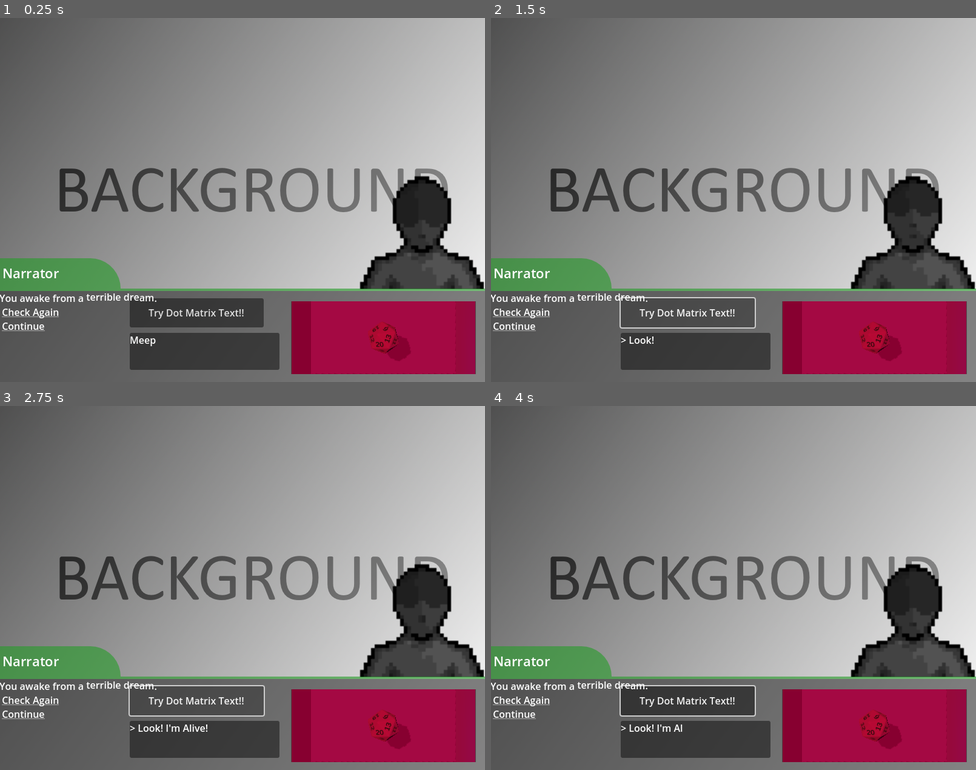
Above: before the commit, frames 1-4 (two rows, left to right).
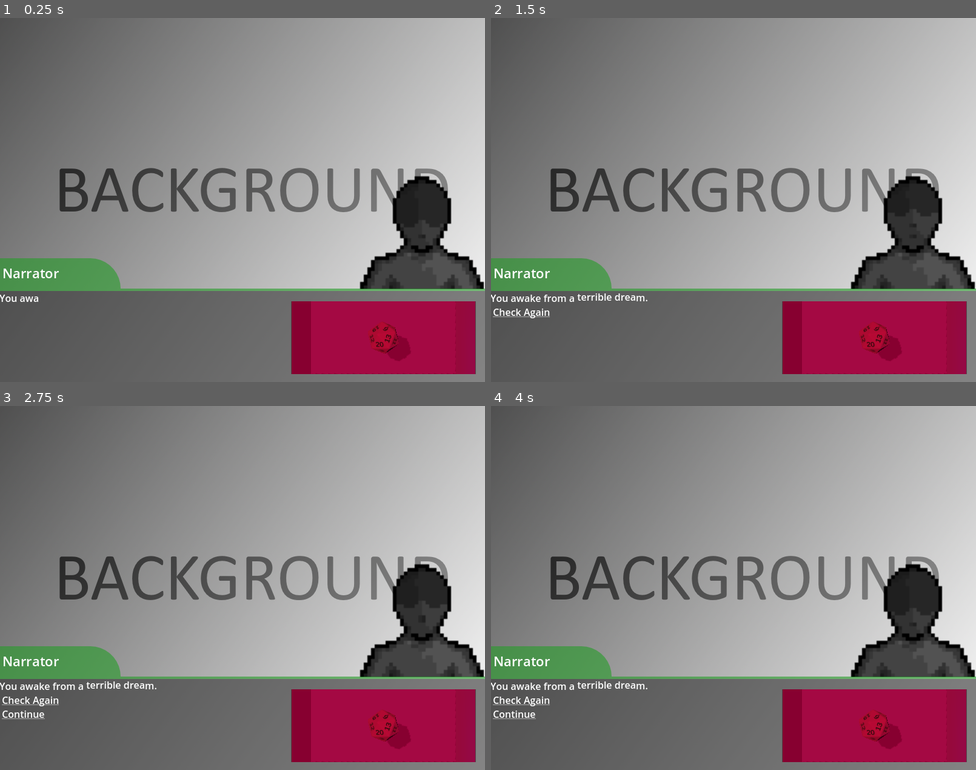
Above: after the commit, the same moments.

Repository: drakin769/GameJam2025
Game: Godot game, scene res://main.tscn
Two runs of this game, one before a commit and one after it. Both use one fixed random seed, a clock stepped at 60 frames per second and the inputs below.
Inputs (mouse positions are in pixels of both pictures, inside the frame that each line leads up to):
- Up to frame 1 (0.25 s): no input
- Up to frame 2 (1.5 s): click (689, 312) at 0.5 s, where only the run before the commit has a clickable "Try Dot Matrix Text!!"; click (689, 312) at 1.25 s, where only the run before the commit has a clickable "Try Dot Matrix Text!!"
- Up to frame 3 (2.75 s): click (198, 700) at 2 s, where only the run before the commit has a clickable "Try Dot Matrix Text!!"
- Up to frame 4 (4 s): tap Enter at 2.75 s; move the mouse to (694, 740) at 2.77 s; click (694, 740) at 2.92 s; tap Space at 3.5 s; move the mouse to (636, 606) at 3.52 s; click (636, 606) at 3.67 s

The runs differ from the first frame. In frame 1, 5.7% of the frame differs, in the area x 0-58%, y 75-97%; in frame 2, 4.8%; in frame 3, 4.7%; in frame 4, 5.5%.

Commit message:
Fixed scrolltext :D

Diff:
--- a/TypyText.tscn
+++ b/TypyText.tscn
@@ -1,6 +1,114 @@
-[gd_scene load_steps=2 format=3 uid="uid://wn0erkq5ei5j"]
+[gd_scene load_steps=2 format=3 uid="uid://cou1w0od4xsrl"]
 
-[ext_resource type="Script" uid="uid://h1f68lkumm2f" path="res://typy_text.gd" id="1_xxr10"]
+[sub_resource type="GDScript" id="GDScript_d7gjh"]
+script/source = "extends RichTextLabel
+##@onready var paper_text: RichTextLabel = self
+#
+#var text_queue: Array = []
+#var length_letters = 0
+#var lock_write = false
+#var seconds_between_text_lines = 1
+#var TextEndtimer = SceneTreeTimer
+#var cancel_writing = false
+#
+## Called when the node enters the scene tree for the first time.
+#func _ready() -> void:
+	#global.connect(\"dialog_add_text\", _on_add_text_from_signal)
+	#global.connect(\"dialog_nuke_text\", _on_nuke_all_text)
+#
+#func _on_add_text_from_signal(text: String):
+	#_add_text_to_queue(text)
+	##display_written_text(text)
+	#pass
+#
+#func _display_written_text(text, animate: bool = false, typing_speed=0.03):
+	#if cancel_writing:
+		#lock_write = false
+		#return
+#
+	#if lock_write:
+		#push_error(
+			#'Oops, looks like you were trying to write text to '
+			#+ 'Dot Matrix, while the Dot matrix is already writing 😵‍💫'
+		#)
+		#return
+#
+	#lock_write = true
+	#
+	##add prefix :p
+	##paper_text.add_text(\"> \")
+	#var length = paper_text.get_parsed_text().length();
+	#
+	## We first set visible characters to the existing text,
+	## in order to reveal the added text character-by-character
+	#visible_characters = length
+#
+	## built-in function that adds text to the label.
+	#append_text(text)
+	#
+	#if animate:
+		## get the characters of the text that will be animated for our loop
+		## and the new length; ie. (min, max)
+		#var newLength = paper_text.get_parsed_text().length()
+#
+		#for letterIndex in range(length, newLength):
+			#if cancel_writing:
+				#lock_write = false
+				#return
+			#
+			#await get_tree().create_timer(typing_speed).timeout
+			#
+			#paper_text.visible_characters = letterIndex+1
+	#
+	## adding new line to ensure next text will be on a new line.
+	#newline()
+	#
+	## ensure newline characters are \"visible\" otherwise future math will be wrong!
+	#var finalLength = paper_text.get_parsed_text().length()
+	#visible_characters = finalLength
+	#
+	## wait the given time, before we allow more text to be \"written\"
+	#await get_tree().create_timer(seconds_between_text_lines).timeout
+	#lock_write = false
+#
+#func _consume_from_text_queue():
+	#if lock_write != true && !cancel_writing:
+		#var text_object = text_queue.pop_back()
+		#_display_written_text(text_object.text, true, text_object.typing_speed)
+#
+#func _add_text_to_queue(string: String, typing_speed: float = 0.03):
+	## any new assignment to text, should cancel the cancel 👀
+	#cancel_writing = false
+	#if text_queue == null:
+		#push_error(\"uh oh, text_queue isn't an array for some reason!\")
+#
+	#text_queue.push_front(
+		#{
+			#\"text\": string,
+			#\"typing_speed\": typing_speed
+		#}
+	#)
+#
+#func _on_nuke_all_text():
+	#cancel_writing = true
+	#paper_text.text = \"\"
+	#text_queue.clear()
+	#lock_write = false
+#
+## Called every frame. 'delta' is the elapsed time since the previous frame.
+#func _process(delta: float) -> void:
+	#if !text_queue.is_empty():
+		#_consume_from_text_queue()
+	#pass
+#
+#
+#class TextQueue:
+	#var text_entries: Array[DotMatrixText] = []
+	#
+#class DotMatrixText:
+	#var yolo = \"yolo\"
+	#
+"
 
 [node name="TypyText" type="Control"]
 layout_mode = 3
@@ -20,5 +128,7 @@
 [node name="TypyTextLabel" type="RichTextLabel" parent="PanelContainer"]
 unique_name_in_owner = true
 layout_mode = 2
-text = "Meep"
-script = ExtResource("1_xxr10")
+bbcode_enabled = true
+text = "[b]Meep[/b]"
+visible_characters_behavior = 1
+script = SubResource("GDScript_d7gjh")
--- a/main.tscn
+++ b/main.tscn
@@ -1,13 +1,11 @@
-[gd_scene load_steps=11 format=3 uid="uid://sweauu4o5a3l"]
+[gd_scene load_steps=9 format=3 uid="uid://sweauu4o5a3l"]
 
 [ext_resource type="Script" uid="uid://blhl3wl4m4pgh" path="res://scripts/main.gd" id="1_h2yge"]
 [ext_resource type="Texture2D" uid="uid://bn2ycl12lhnig" path="res://Assets/Placeholder-BackGround.png" id="1_ig7tw"]
-[ext_resource type="Script" uid="uid://cdpjlgajv0vjx" path="res://text_signal_trier.gd" id="3_5vw27"]
 [ext_resource type="PackedScene" uid="uid://cyt3d4snpcacn" path="res://dialog_ui.tscn" id="3_h2yge"]
 [ext_resource type="PackedScene" uid="uid://dka188l04khpq" path="res://addons/dice_roller/dice_roller_control/dice_roller_control.tscn" id="4_1bvp3"]
 [ext_resource type="Script" uid="uid://cohd4ovwrydr0" path="res://addons/dice_roller/dice_def.gd" id="5_7mycd"]
 [ext_resource type="Script" uid="uid://xsgh2gwr4gub" path="res://addons/dice_roller/dice_shape.gd" id="6_272bh"]
-[ext_resource type="PackedScene" uid="uid://wn0erkq5ei5j" path="res://TypyText.tscn" id="7_272bh"]
 
 [sub_resource type="Resource" id="Resource_5vw27"]
 script = ExtResource("6_272bh")
@@ -56,20 +54,6 @@
 anchor_top = 1.0
 grow_vertical = 0
 
-[node name="TypyText" parent="Forground" instance=ExtResource("7_272bh")]
-offset_left = 214.0
-offset_top = 519.0
-offset_right = -334.0
-offset_bottom = -17.0
-
-[node name="Button" type="Button" parent="Forground"]
-offset_left = 214.0
-offset_top = 462.0
-offset_right = 435.0
-offset_bottom = 510.0
-text = "Try Dot Matrix Text!!"
-script = ExtResource("3_5vw27")
-
 [node name="DiceRollerControl" parent="Forground" instance=ExtResource("4_1bvp3")]
 offset_left = 480.0
 offset_top = 467.0
@@ -78,5 +62,3 @@
 dice_set = Array[ExtResource("5_7mycd")]([SubResource("Resource_kek77")])
 roller_color = Color(0.592157, 0, 0.27451, 1)
 roller_size = Vector3(16, 12, 8)
-
-[connection signal="pressed" from="Forground/Button" to="Forground/Button" method="_on_pressed"]
--- a/scripts/dialog.gd
+++ b/scripts/dialog.gd
@@ -1,9 +1,22 @@
 extends Control
+
 var roll_result = 0
 var interactions = JSON.new()
+
+
 func _ready():
+	global.connect("dialog_add_text", _on_add_text_from_signal)
+	global.connect("dialog_nuke_text", _on_nuke_all_text)
+
 	interactions=file_load()
 	load_interaction("first")
+
+# Called every frame. 'delta' is the elapsed time since the previous frame.
+func _process(delta: float) -> void:
+	# code pertaining the horizontally scrolling text :)
+	if !revealing_text_queue.is_empty():
+		_consume_from_text_queue()
+
 func _on_dialog_text_meta_clicked(meta):
 	if meta.left(4) == "Roll" :
 		roll_result=global.roll()
@@ -24,23 +37,123 @@
 func change_speaker(speaker):#Changes the dialog window colors and image to selected speaker
 	%SpeakerText.text=speaker
 	pass
+
 func clear_text():
 	%SpeakerText.text=""
 	%DialogText.text=""
+
 func set_text(string):
-	%DialogText.text=string #can be made beter with
+	global.nuke_dialog_text()
+	global.add_text_to_dialog(string)
+
 func hide_dialog():
 	pass#
+
 func show_dialog():
 	pass#
+
 func load_interaction(current_interaction):
 	hide_dialog()
 	clear_text()
 	change_speaker(interactions[current_interaction].speaker)
 	set_text(interactions[current_interaction].text[interactions[current_interaction].version])
 	show_dialog()
+
 	for n in interactions[current_interaction].change:
 		print(interactions[n].version)
 		print(interactions[n].text.size())
+
 		if int(interactions[n].version)+1 < int(interactions[n].text.size()):
 			interactions[n].version += 1
+
+
+######################################################
+## Text typing code beloww!! :) 					##
+## - dont really know how to make this modular yet 	##
+######################################################
+
+@onready var text_input_node: RichTextLabel = %DialogText
+
+var revealing_text_queue: Array = []
+var length_letters = 0
+var lock_write = false
+var seconds_between_text_lines = 1
+var TextEndtimer = SceneTreeTimer
+var cancel_writing = false
+
+func _on_add_text_from_signal(text: String):
+	_add_text_to_queue(text)
+	pass
+
+func _display_written_text(text, animate: bool = false, typing_speed=0.03):
+	if cancel_writing:
+		lock_write = false
+		return
+
+	if lock_write:
+		push_error(
+			'Oops, looks like you were trying to write text to '
+			+ 'Dot Matrix, while the Dot matrix is already writing 😵‍💫'
+		)
+		return
+
+	lock_write = true
+	var length = text_input_node.get_parsed_text().length();
+
+	# We first set visible characters to the existing text,
+	# in order to reveal the added text character-by-character
+	text_input_node.visible_characters = length
+
+	# built-in function that adds text to the label.
+	text_input_node.append_text(text)
+
+	if animate:
+		# get the characters of the text that will be animated for our loop
+		# and the new length; ie. (min, max)
+		var newLength = text_input_node.get_parsed_text().length()
+
+		for letterIndex in range(length, newLength):
+			if cancel_writing:
+				lock_write = false
+				return
+
+			await get_tree().create_timer(typing_speed).timeout
+
+			text_input_node.visible_characters = letterIndex+1
+
+	# adding new line to ensure next text will be on a new line.
+	text_input_node.newline()
+
+	# ensure newline characters are "visible" otherwise future math will be wrong!
+	var finalLength = text_input_node.get_parsed_text().length()
+	text_input_node.visible_characters = finalLength
+
+	# wait the given time, before we allow more text to be "written"
+	await get_tree().create_timer(seconds_between_text_lines).timeout
+	lock_write = false
+
+func _consume_from_text_queue():
+	if lock_write != true && !cancel_writing:
+		var text_object = revealing_text_queue.pop_back()
+		_display_written_text(text_object.text, true, text_object.typing_speed)
+
+func _add_text_to_queue(string: String, typing_speed: float = 0.03):
+	# any new assignment to text, should cancel the cancel 👀
+	cancel_writing = false
+	if revealing_text_queue == null:
+		push_error("uh oh, revealing_text_queue isn't an array for some reason!")
+
+	revealing_text_queue.push_front(
+		{
+			"text": string,
+			"typing_speed": typing_speed
+		}
+	)
+
+func _on_nuke_all_text():
+	cancel_writing = true
+	text_input_node.text = ""
+	revealing_text_queue.clear()
+	lock_write = false
+
+######################################################
--- a/scripts/global.gd
+++ b/scripts/global.gd
@@ -15,13 +15,11 @@
 
 ## Will add a new line of text to Dot matrix component.
 ## To add multiple lines, call this multiple times.
-signal dot_matrix_add_text(new_text: String)
-func add_text_to_dot_matrix(new_text: String):
-	print("triger global text add")
-	dot_matrix_add_text.emit(new_text)
+signal dialog_add_text(new_text: String)
+func add_text_to_dialog(new_text: String):
+	dialog_add_text.emit(new_text)
 
 ## Will nuke all text from Dot matrix component.
-signal dot_matrix_nuke_text()
-func nuke_dot_matrix():
-	print("triger global text nuke")
-	dot_matrix_nuke_text.emit()
+signal dialog_nuke_text()
+func nuke_dialog_text():
+	dialog_nuke_text.emit()
--- a/text_signal_trier.gd
+++ /dev/null
@@ -1,6 +0,0 @@
-extends Button
-
-
-func _on_pressed() -> void:
-	global.nuke_dot_matrix()
-	global.add_text_to_dot_matrix("Look! I'm Alive!")
--- a/typy_text.gd
+++ /dev/null
@@ -1,107 +0,0 @@
-extends RichTextLabel
-
-@onready var paper_text: RichTextLabel = %TypyTextLabel
-
-var text_queue: Array = []
-var length_letters = 0
-var lock_write = false
-var seconds_between_text_lines = 1
-var TextEndtimer = SceneTreeTimer
-var cancel_writing = false
-
-# Called when the node enters the scene tree for the first time.
-func _ready() -> void:
-	global.connect("dot_matrix_add_text", _on_add_text_from_signal)
-	global.connect("dot_matrix_nuke_text", _on_nuke_all_text)
-
-func _on_add_text_from_signal(text: String):
-	_add_text_to_queue(text)
-	#display_written_text(text)
-	pass
-
-func _display_written_text(text, animate: bool = false, typing_speed=0.03):
-	if cancel_writing:
-		lock_write = false
-		return
-
-	if lock_write:
-		push_error(
-			'Oops, looks like you were trying to write text to '
-			+ 'Dot Matrix, while the Dot matrix is already writing 😵‍💫'
-		)
-		return
-
-	lock_write = true
-
-	#add prefix :p
-	paper_text.add_text("> ")
-	var length = paper_text.get_parsed_text().length();
-
-	# We first set visible characters to the existing text,
-	# in order to reveal the added text character-by-character
-	visible_characters = length
-
-	# built-in function that adds text to the label.
-	add_text(text)
-
-	if animate:
-		# get the characters of the text that will be animated for our loop
-		# and the new length; ie. (min, max)
-		var newLength = paper_text.get_parsed_text().length()
-
-		for letter in range(length, newLength):
-			if cancel_writing:
-				lock_write = false
-				return
-
-			await get_tree().create_timer(typing_speed).timeout
-
-			paper_text.visible_characters = letter+1
-
-	# adding new line to ensure next text will be on a new line.
-	newline()
-
-	# ensure newline characters are "visible" otherwise future math will be wrong!
-	var finalLength = paper_text.get_parsed_text().length()
-	visible_characters = finalLength
-
-	# wait the given time, before we allow more text to be "written"
-	await get_tree().create_timer(seconds_between_text_lines).timeout
-	lock_write = false
-
-func _consume_from_text_queue():
-	if lock_write != true && !cancel_writing:
-		var text_object = text_queue.pop_back()
-		_display_written_text(text_object.text, true, text_object.typing_speed)
-
-func _add_text_to_queue(string: String, typing_speed: float = 0.03):
-	# any new assignment to text, should cancel the cancel 👀
-	cancel_writing = false
-	if text_queue == null:
-		push_error("uh oh, text_queue isn't an array for some reason!")
-
-	text_queue.push_front(
-		{
-			"text": string,
-			"typing_speed": typing_speed
-		}
-	)
-
-func _on_nuke_all_text():
-	cancel_writing = true
-	paper_text.text = ""
-	text_queue.clear()
-	lock_write = false
-
-# Called every frame. 'delta' is the elapsed time since the previous frame.
-func _process(delta: float) -> void:
-	if !text_queue.is_empty():
-		_consume_from_text_queue()
-	pass
-
-
-class TextQueue:
-	var text_entries: Array[DotMatrixText] = []
-
-class DotMatrixText:
-	var yolo = "yolo"
Not shown, removed: text_signal_trier.gd.uid
Not shown, removed: typy_text.gd.uid
